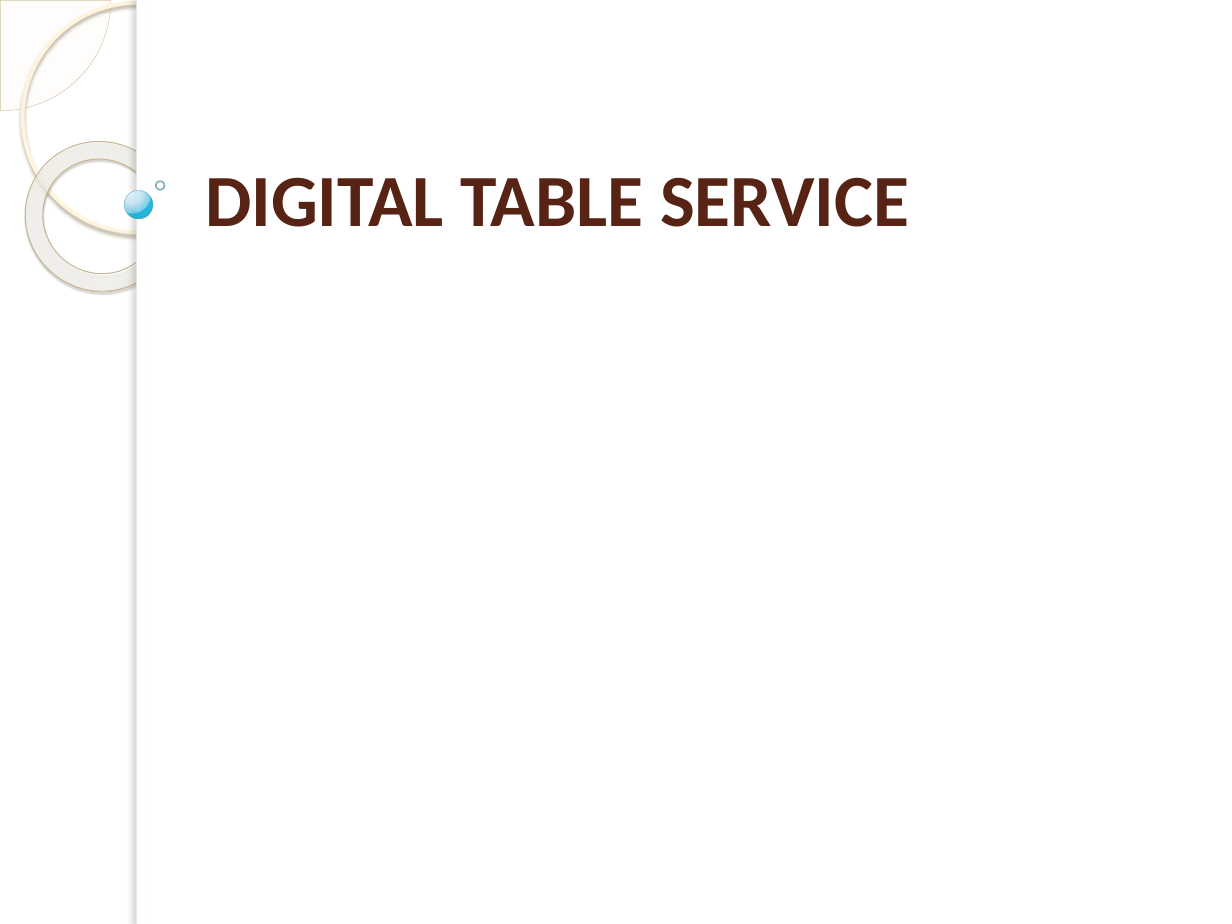
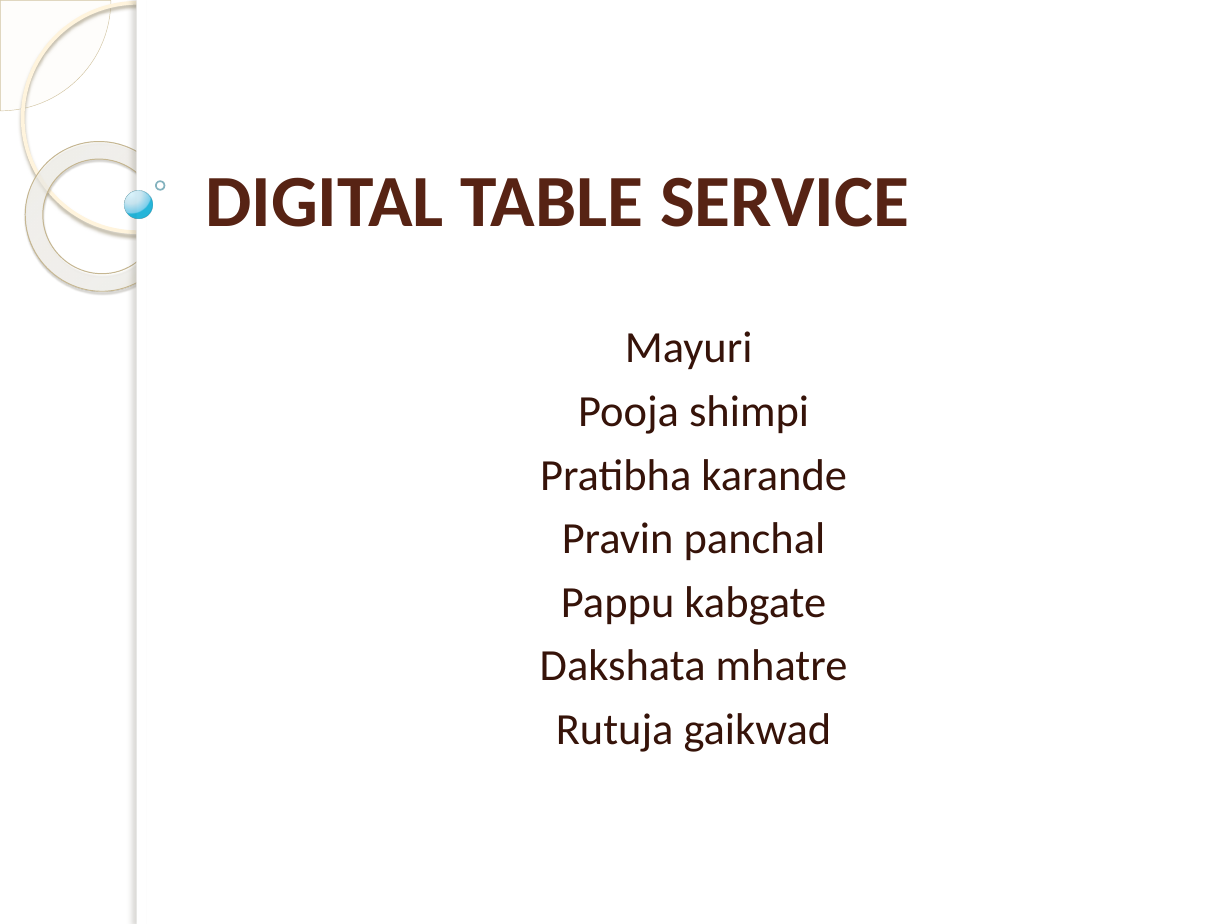
Before and after one commit to digitaltable07/SRS, a slide deck: slide 1 of Digital Table service.pptx. Drawn at 1232x924 pixels with LibreOffice and Linux fonts; fonts in the diff are those of the drawing; background and template pictures are left out. Boxes give left, top, right and bottom in pixels: in the first picture for what was removed or moved away, otherwise in the second. Text is boxed around its words. In the diff, an @@ line names an element or a change of style, - is before the commit and + after.

Commit message:
By pravin & pratibha

```diff
--- a/Digital Table service.pptx
+++ b/Digital Table service.pptx
@@ subtitle added at [540,331,848,752], 26 pt, text #361309 @@
+Mayuri
+Pooja shimpi
+Pratibha karande
+Pravin panchal
+Pappu kabgate
+Dakshata mhatre
+Rutuja gaikwad
```
Also in this commit, not shown: 1 other slide changed, 1 slide added.
